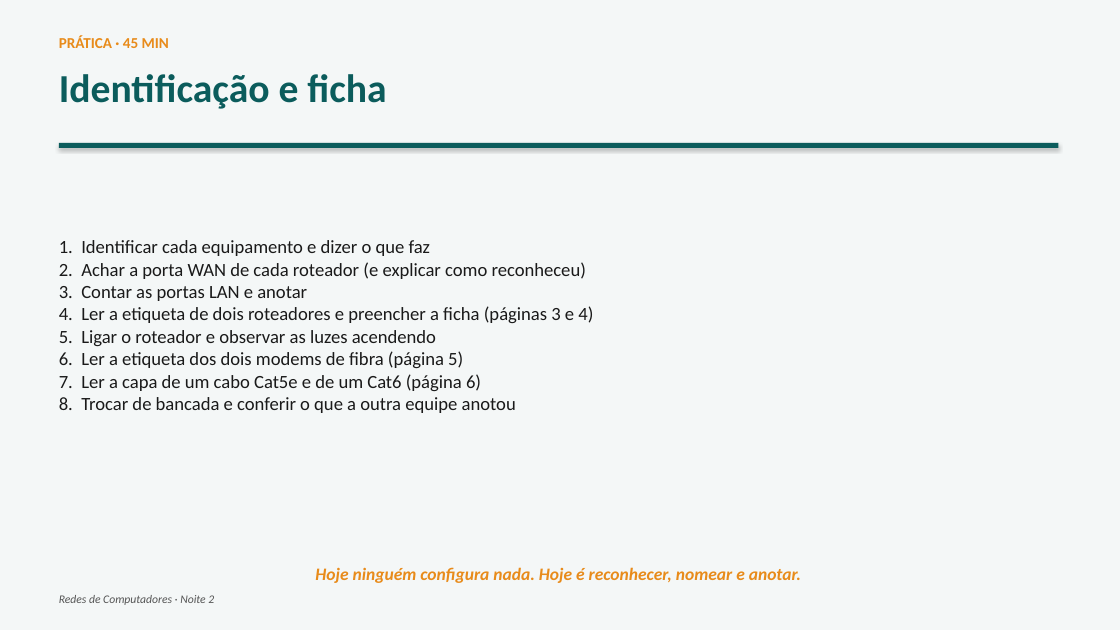
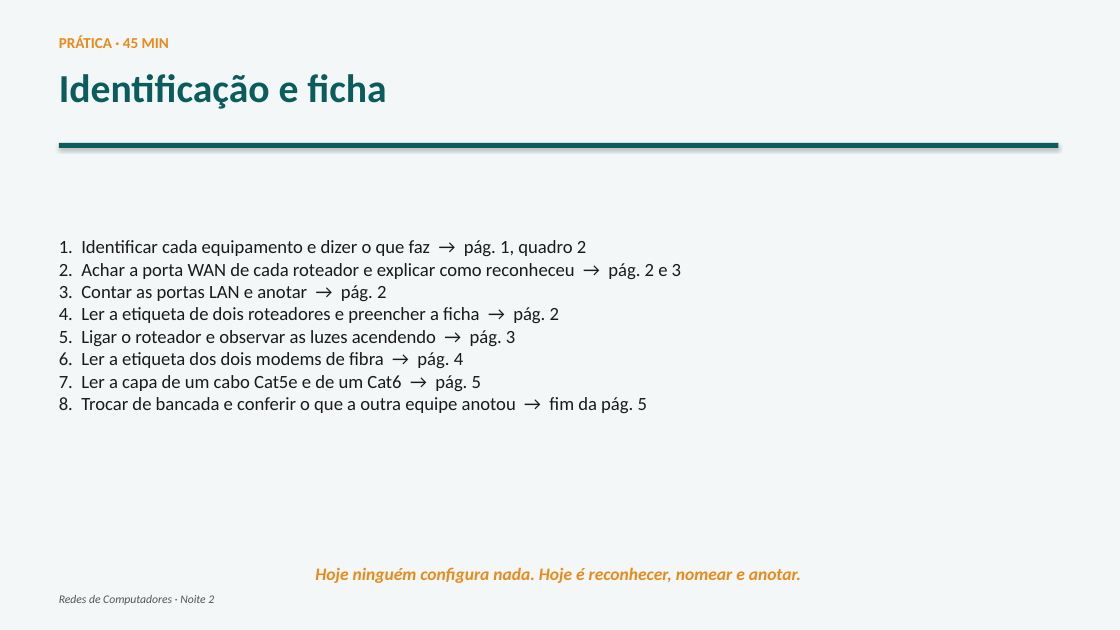
Before and after one commit to joninedel-prog/gerador_contratos, a slide deck: slide 18 of Aula - Redes 2 - Como a internet chega.pptx. Drawn at 1120x630 pixels with LibreOffice and Linux fonts; fonts in the diff are those of the drawing. Boxes give left, top, right and bottom in pixels: in the first picture for what was removed or moved away, otherwise in the second. Text is boxed around its words. In the diff, an @@ line names an element or a change of style, - is before the commit and + after.

```diff
--- a/Aula - Redes 2 - Como a internet chega.pptx
+++ b/Aula - Redes 2 - Como a internet chega.pptx
@@ text at [59, 240, 681, 413]: text changed @@
-1. Identificar cada equipamento e dizer o que faz
-2. Achar a porta WAN de cada roteador (e explicar como reconheceu)
-3. Contar as portas LAN e anotar
-4. Ler a etiqueta de dois roteadores e preencher a ficha (páginas 3 e 4)
-5. Ligar o roteador e observar as luzes acendendo
-6. Ler a etiqueta dos dois modems de fibra (página 5)
-7. Ler a capa de um cabo Cat5e e de um Cat6 (página 6)
-8. Trocar de bancada e conferir o que a outra equipe anotou
+1. Identificar cada equipamento e dizer o que faz → pág. 1, quadro 2
+2. Achar a porta WAN de cada roteador e explicar como reconheceu → pág. 2 e 3
+3. Contar as portas LAN e anotar → pág. 2
+4. Ler a etiqueta de dois roteadores e preencher a ficha → pág. 2
+5. Ligar o roteador e observar as luzes acendendo → pág. 3
+6. Ler a etiqueta dos dois modems de fibra → pág. 4
+7. Ler a capa de um cabo Cat5e e de um Cat6 → pág. 5
+8. Trocar de bancada e conferir o que a outra equipe anotou → fim da pág. 5
```
Also in this commit, not shown: 4 other files.
